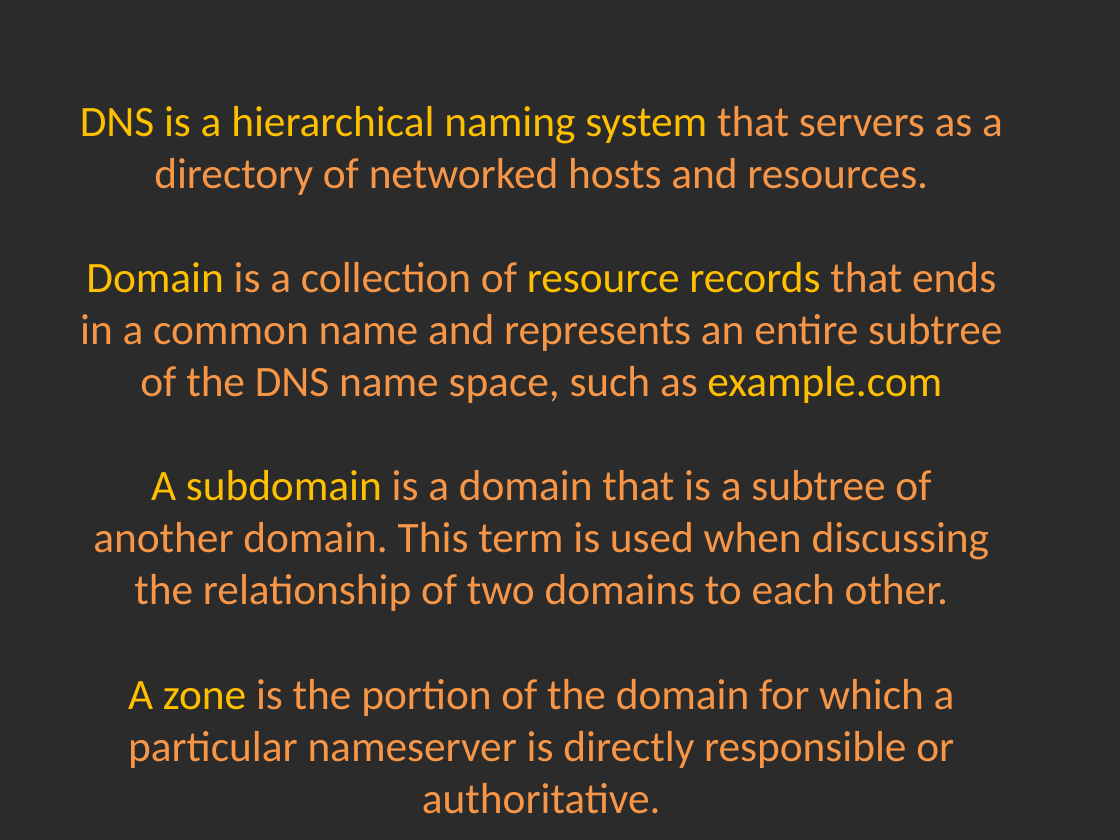
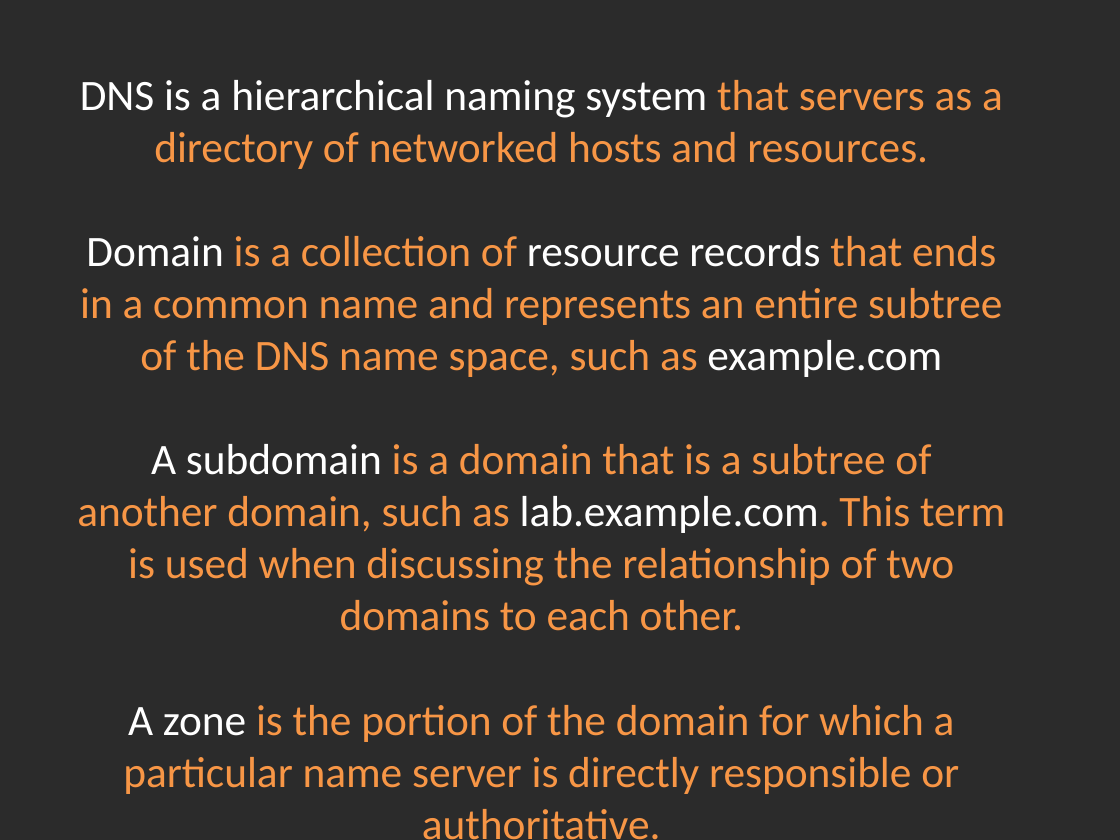
Before and after one commit to Academy-Soft-Intellect/Linux-Course, a slide deck: slide 1 of 06.Networking/06-DNS.pptx. Drawn at 1120x840 pixels with LibreOffice and Linux fonts; fonts in the diff are those of the drawing; background and template pictures are left out; a plain dark background stands for a picture behind light text. Boxes give left, top, right and bottom in pixels: in the first picture for what was removed or moved away, otherwise in the second. Text is boxed around its words. In the diff, an @@ line names an element or a change of style, - is before the commit and + after.

Commit message:
DNS

```diff
--- a/06.Networking/06-DNS.pptx
+++ b/06.Networking/06-DNS.pptx
@@ title at (x1=77, y1=80, x2=1005, y2=840): text changed @@
-DNS is a hierarchical naming system that servers as a directory of networked hosts and resources.
-Domain is a collection of resource records that ends in a common name and represents an entire subtree of the DNS name space, such as example.com
-A subdomain is a domain that is a subtree of another domain. This term is used when discussing the relationship of two domains to each other.
-A zone is the portion of the domain for which a particular nameserver is directly responsible or authoritative.
+DNS is a hierarchical naming system that servers as a directory of networked hosts and resources.
+Domain is a collection of resource records that ends in a common name and represents an entire subtree of the DNS name space, such as example.com
+A subdomain is a domain that is a subtree of another domain, such as lab.example.com. This term is used when discussing the relationship of two domains to each other.
+A zone is the portion of the domain for which a particular name server is directly responsible or authoritative.
```
Also in this commit, not shown: 1 other slide changed, 2 slides added, 1 slide removed.
